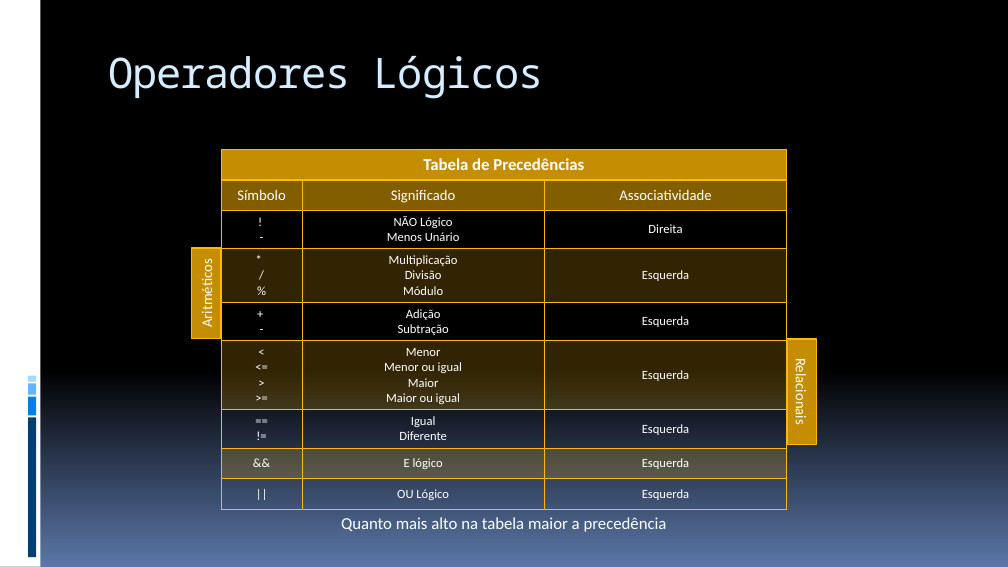
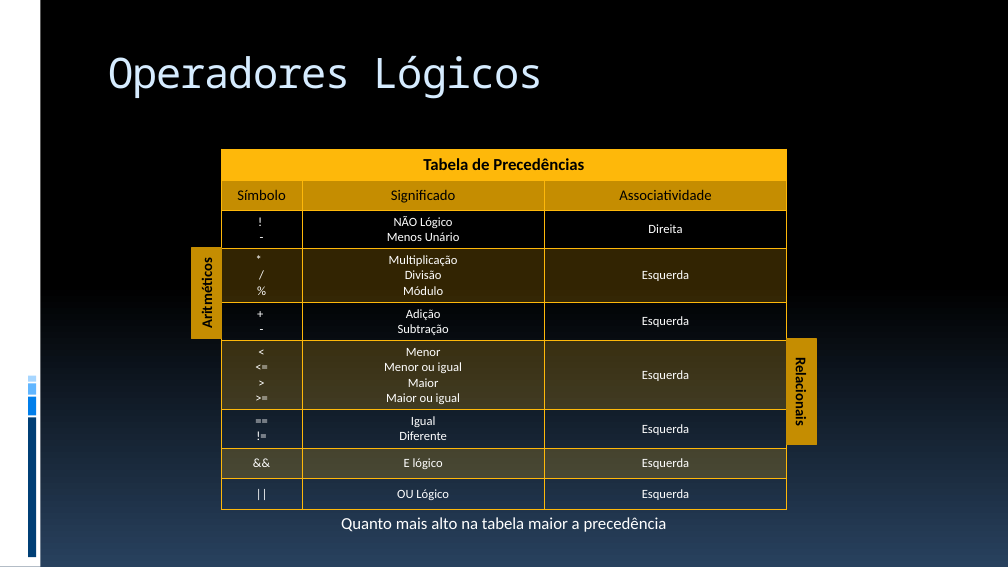
Before and after one commit to JudsonSS/ProgComp, a slide deck: slide 23 of Slides/21. Operadores Lógicos.pptx. Drawn at 1008x567 pixels with LibreOffice and Linux fonts; fonts in the diff are those of the drawing. Boxes give left, top, right and bottom in pixels: in the first picture for what was removed or moved away, otherwise in the second. Text is boxed around its words. In the diff, an @@ line names an element or a change of style, - is before the commit and + after.

```diff
--- a/Slides/21. Operadores Lógicos.pptx
+++ b/Slides/21. Operadores Lógicos.pptx
@@ background gradient #000000 to #5B77A8 to gradient #000000 to #28415E @@
@@ table at (222, 149, 788, 506) @@
@@ fill #C58D01 to #FEB80A in row 1, column 1 @@
@@ fill #835E01 to #C58D01 in row 2 @@
@@ text colour #FFFFFF to #000000 in "Tabela de Precedências", "Símbolo", "Significado", "Associatividade" @@
@@ rectangle "Aritméticos" at (191, 248, 221, 339): text colour #FFFFFF to #000000, bold on; outline #FEB80A 1.5 pt to #C58D01 1.5 pt @@
@@ rectangle "Relacionais" at (787, 339, 817, 444): text colour #FFFFFF to #000000, bold on; outline #FEB80A 1.5 pt to #C58D01 1.5 pt @@
```
Also in this commit, not shown: 23 other slides changed, 8 other files.
